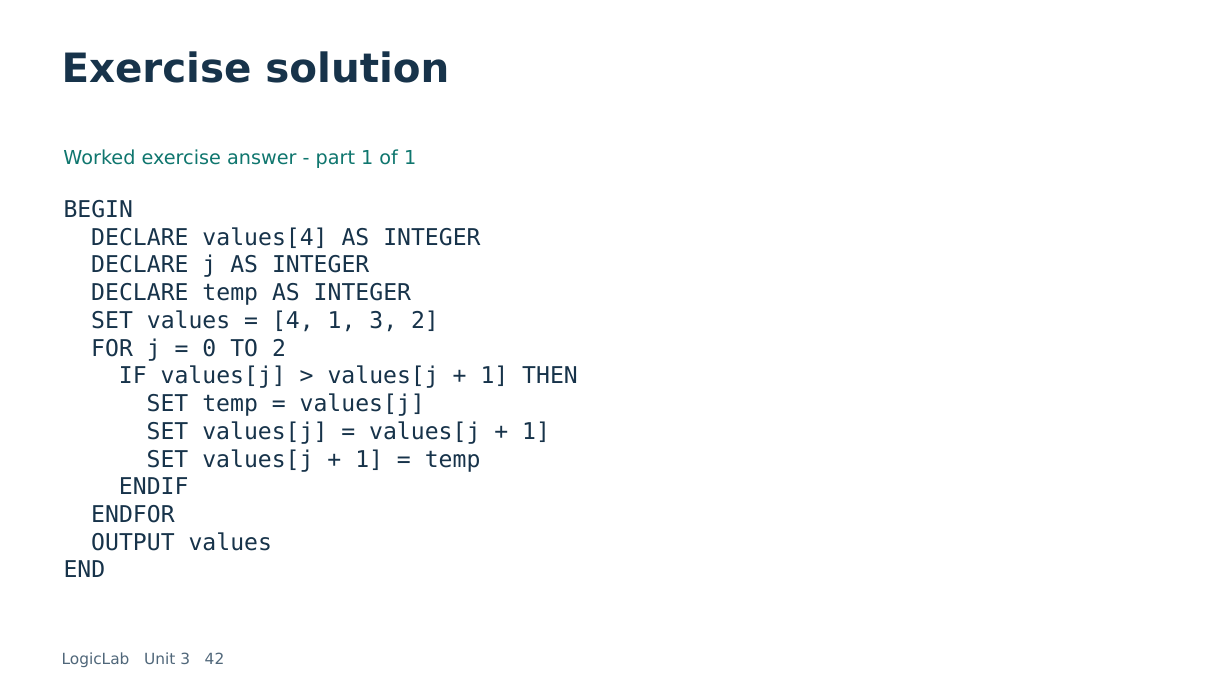
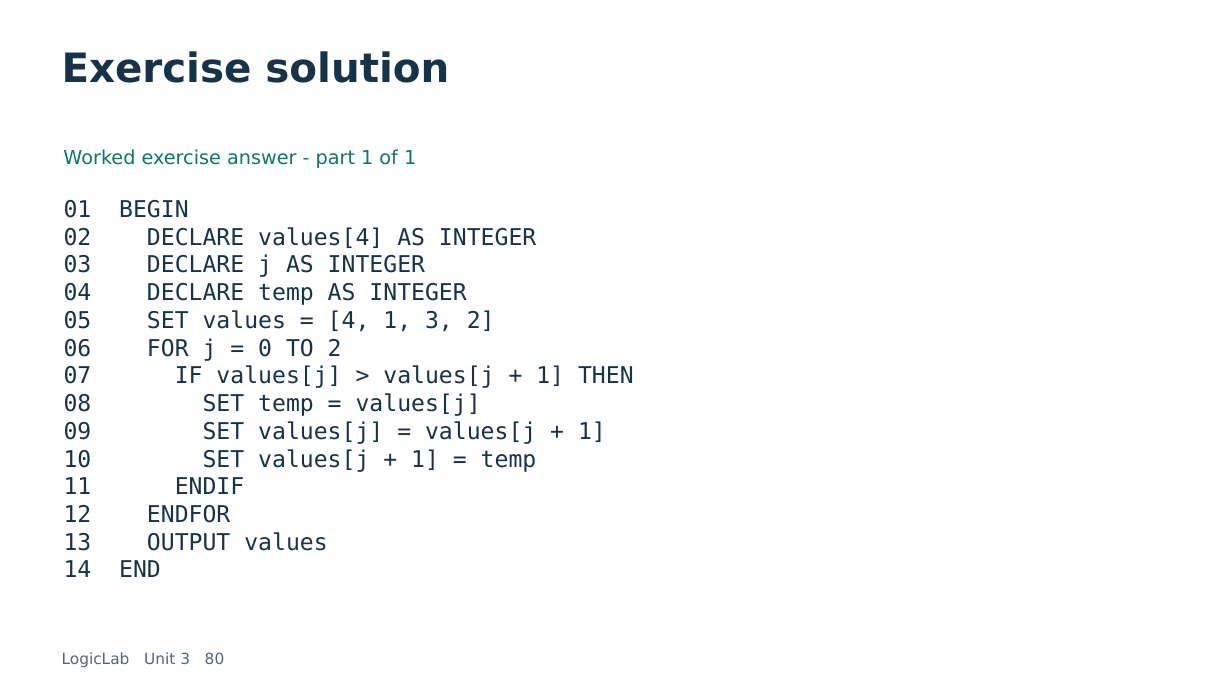
Before and after one commit to LEFA-2329/lefa-portfolio., a slide deck: slide 80 of dist/learn/downloads/logiclab-unit-3.pptx (slide 42 before the commit). Drawn at 1232x693 pixels with LibreOffice and Linux fonts; fonts in the diff are those of the drawing. Boxes give left, top, right and bottom in pixels: in the first picture for what was removed or moved away, otherwise in the second. Text is boxed around its words. In the diff, an @@ line names an element or a change of style, - is before the commit and + after.

```diff
--- a/dist/learn/downloads/logiclab-unit-3.pptx
+++ b/dist/learn/downloads/logiclab-unit-3.pptx
@@ text at [64, 200, 634, 577]: text changed @@
-BEGIN
-DECLARE values[4] AS INTEGER
-DECLARE j AS INTEGER
-DECLARE temp AS INTEGER
-SET values = [4, 1, 3, 2]
-FOR j = 0 TO 2
-IF values[j] > values[j + 1] THEN
-SET temp = values[j]
-SET values[j] = values[j + 1]
-SET values[j + 1] = temp
-ENDIF
-ENDFOR
-OUTPUT values
-END
+01 BEGIN
+02 DECLARE values[4] AS INTEGER
+03 DECLARE j AS INTEGER
+04 DECLARE temp AS INTEGER
+05 SET values = [4, 1, 3, 2]
+06 FOR j = 0 TO 2
+07 IF values[j] > values[j + 1] THEN
+08 SET temp = values[j]
+09 SET values[j] = values[j + 1]
+10 SET values[j + 1] = temp
+11 ENDIF
+12 ENDFOR
+13 OUTPUT values
+14 END
@@ text at [62, 652, 225, 667]: text changed @@
-LogicLab Unit 3 42
+LogicLab Unit 3 80
```
Also in this commit, not shown: 46 other slides changed, 46 slides added, 13 other files.
